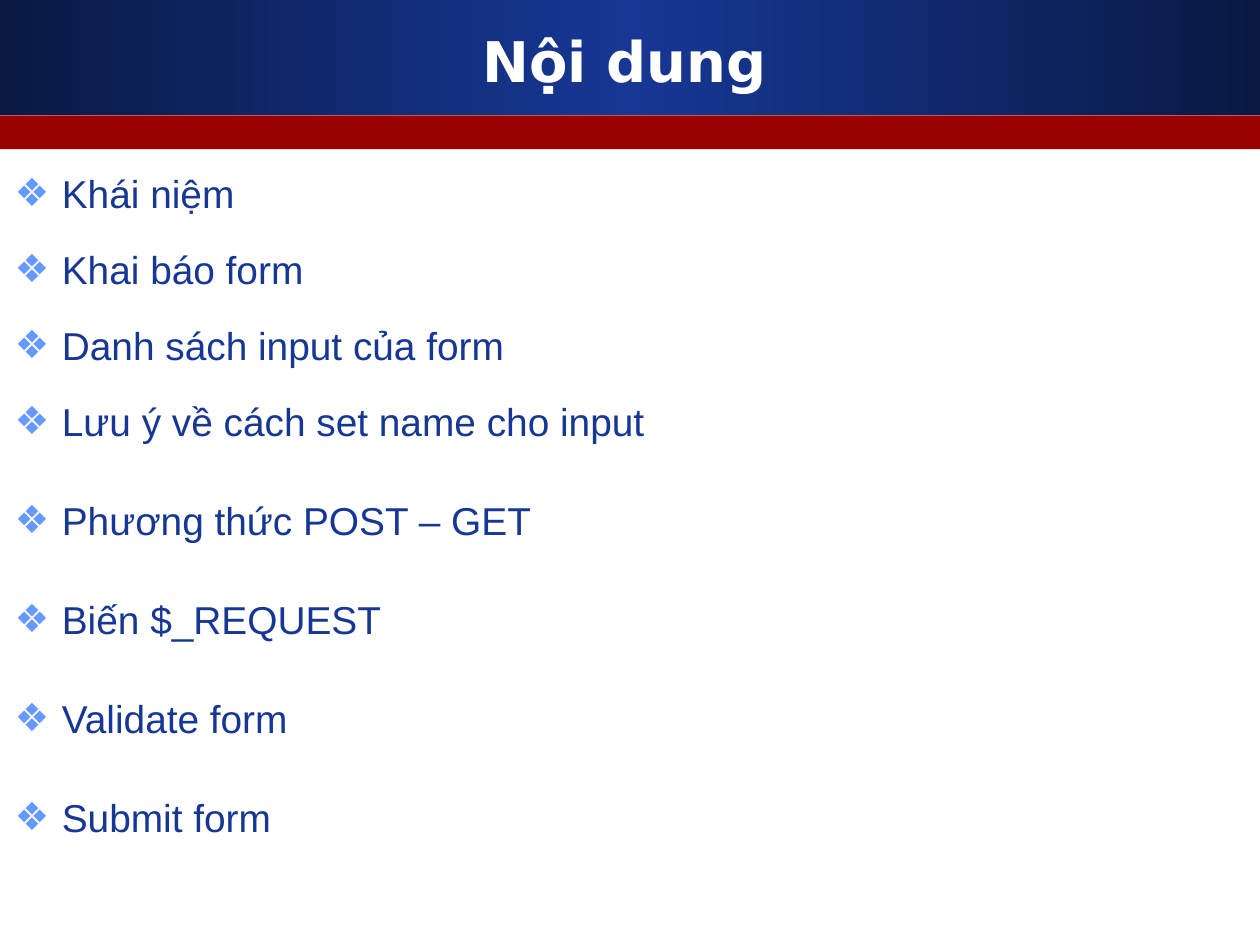
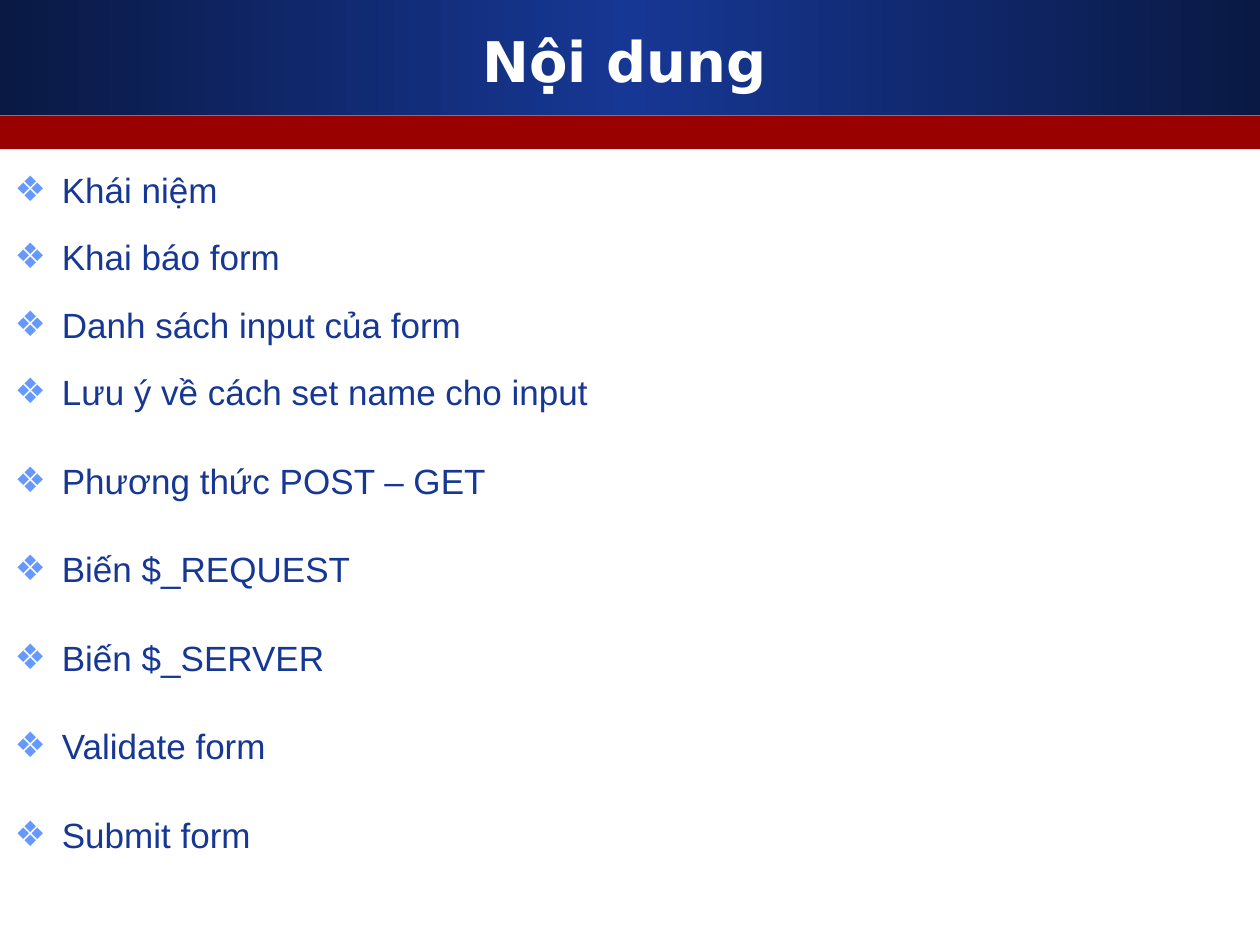
Before and after one commit to nguyenvietmanhit/php1019e2, a slide deck: slide 2 of Day15_4_PHP_Form/Slides/Form.ppt. Drawn at 1260x945 pixels with LibreOffice and Linux fonts; fonts in the diff are those of the drawing. Boxes give left, top, right and bottom in pixels: in the first picture for what was removed or moved away, otherwise in the second. Text is boxed around its words. In the diff, an @@ line names an element or a change of style, - is before the commit and + after.

Commit message:
update

```diff
--- a/Day15_4_PHP_Form/Slides/Form.ppt
+++ b/Day15_4_PHP_Form/Slides/Form.ppt
@@ text at (x1=62, y1=177, x2=588, y2=849): size 22.2 to 20 pt; less space between paragraphs @@
@@ text at (x1=62, y1=644, x2=324, y2=678): paragraph added @@
+❖ Biến $_SERVER
```
Also in this commit, not shown: 1 slide added.
